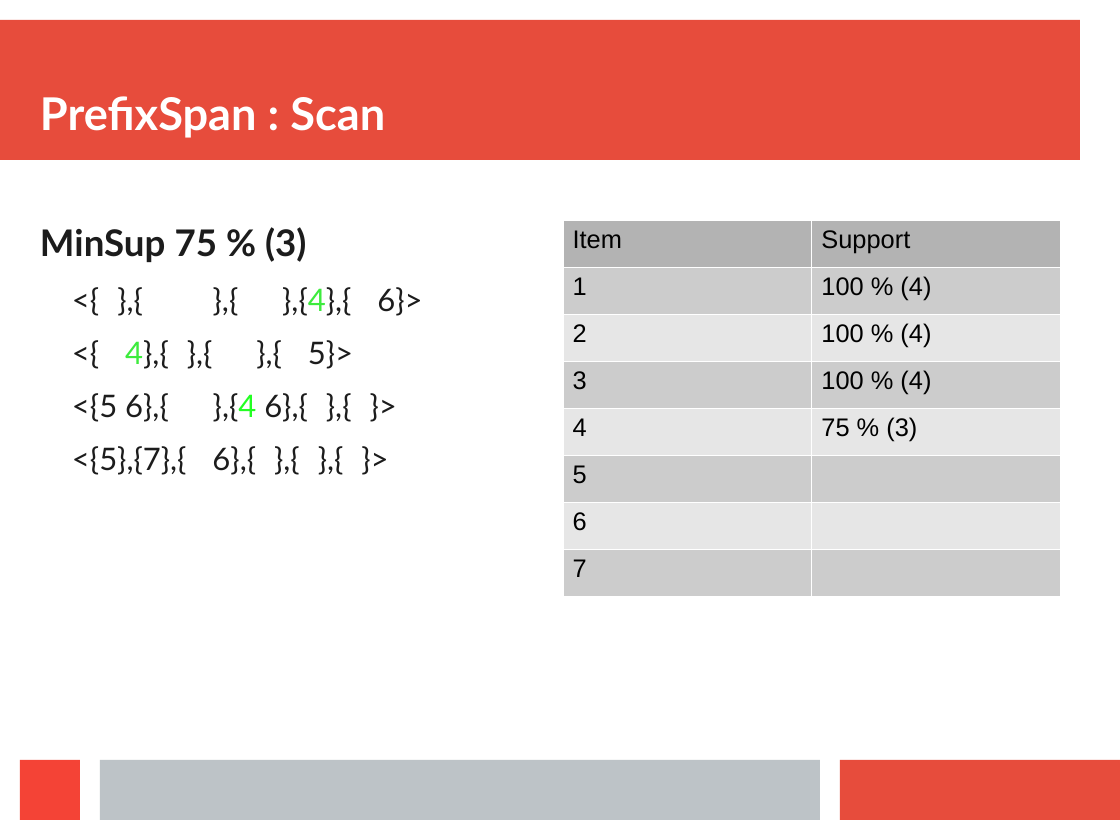
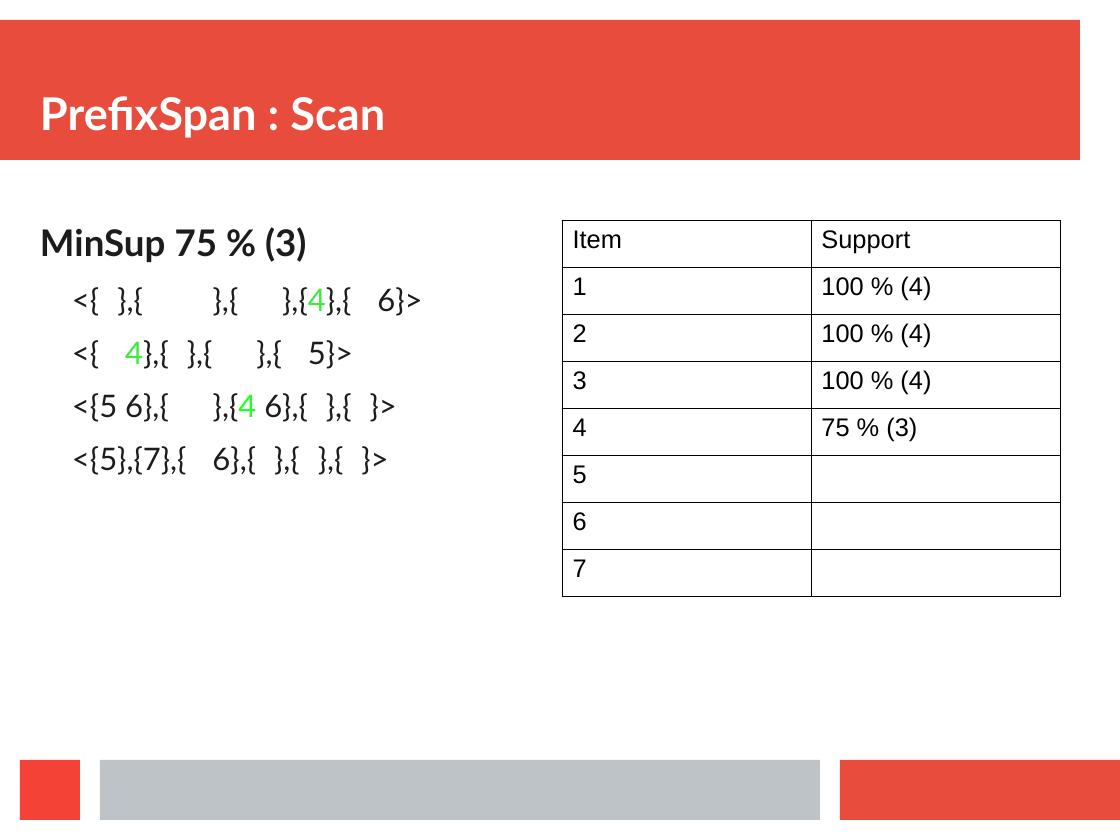
Before and after one commit to Symeon94/iaseminar, a slide deck: slide 23 of presentation/Presentation.odp. Drawn at 1120x840 pixels with LibreOffice and Linux fonts; fonts in the diff are those of the drawing. Boxes give left, top, right and bottom in pixels: in the first picture for what was removed or moved away, otherwise in the second. Text is boxed around its words. In the diff, an @@ line names an element or a change of style, - is before the commit and + after.

```diff
--- a/presentation/Presentation.odp
+++ b/presentation/Presentation.odp
@@ table at (x1=563, y1=221, x2=1061, y2=597) @@
@@ fill #B3B3B3 to none in row 1 @@
@@ fill #CCCCCC to none in 6 cells @@
@@ fill #E6E6E6 to none in 5 cells @@
@@ borders changed @@
```
Also in this commit, not shown: 23 other slides changed, 7 other files.
